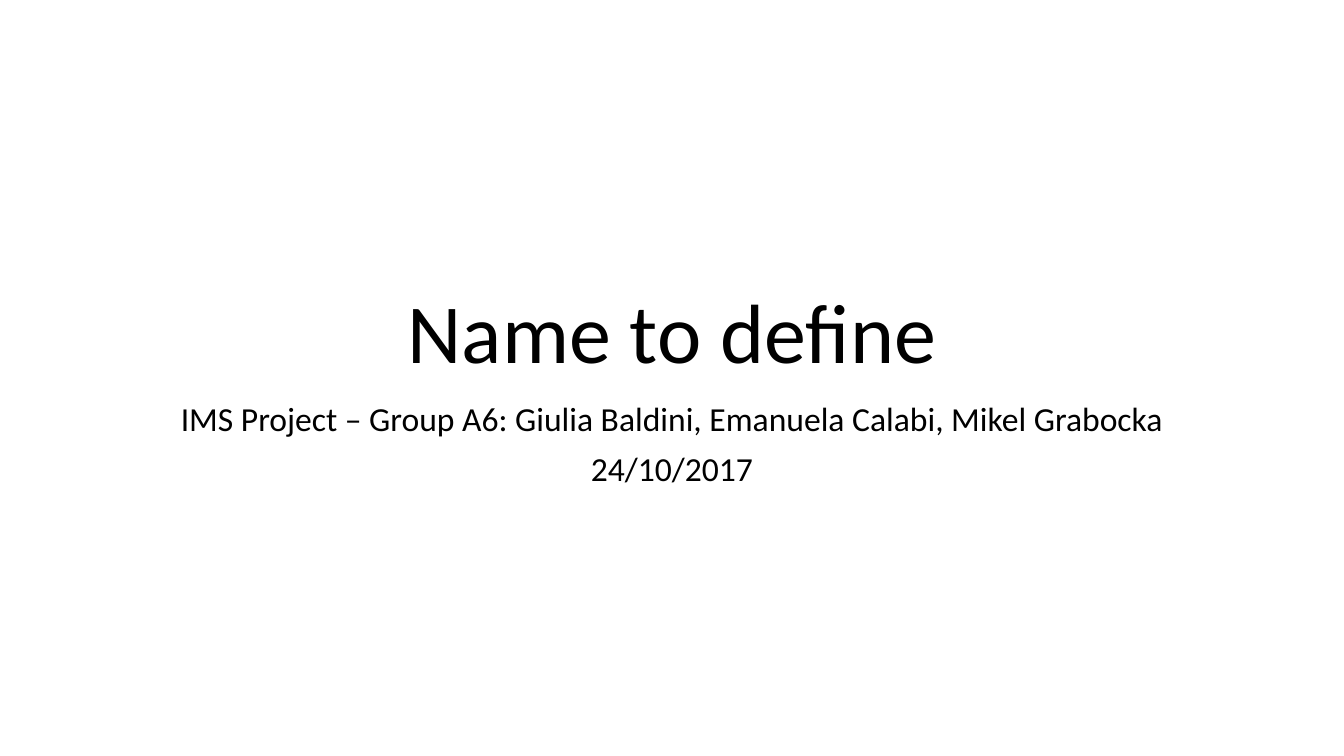
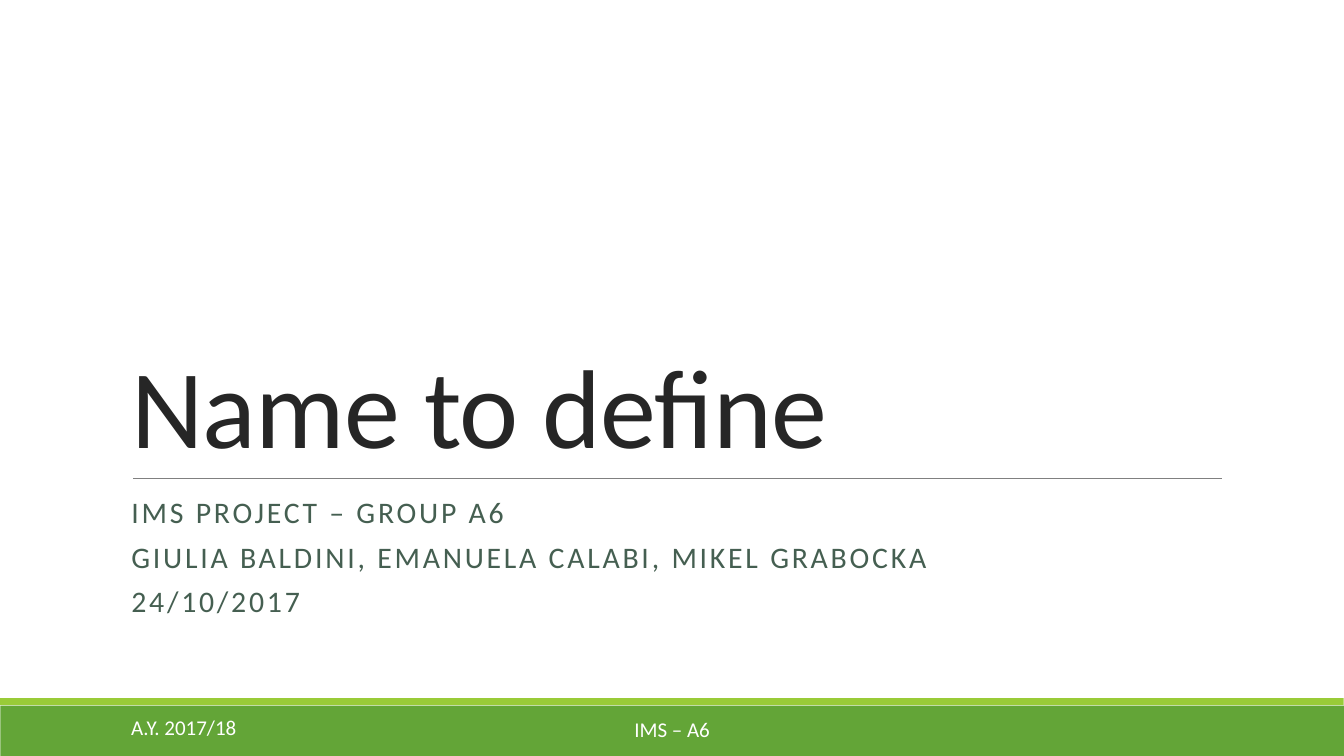
Before and after one commit to egcmi/IMS_project, a slide deck: slide 1 of Presentation1.pptx. Drawn at 1344x756 pixels with LibreOffice and Linux fonts; fonts in the diff are those of the drawing. Boxes give left, top, right and bottom in pixels: in the first picture for what was removed or moved away, otherwise in the second. Text is boxed around its words. In the diff, an @@ line names an element or a change of style, - is before the commit and + after.

```diff
--- a/Presentation1.pptx
+++ b/Presentation1.pptx
@@ title "Name to define" moved from (x1=408, y1=304, x2=936, y2=364) to (x1=131, y1=370, x2=827, y2=449) @@
@@ title "Name to define" at (x1=131, y1=370, x2=827, y2=449): size 60 to 80 pt, text colour #000000 to #262626, letter spacing 0 to -0.5 pt; alignment centre to left; line spacing 0.9 to 0.85 @@
@@ line added from (133, 479) to (1222, 479), #808080 0.5 pt @@
@@ subtitle "IMS PROJECT – GROUP A6" moved from (x1=181, y1=407, x2=1163, y2=483) to (x1=131, y1=503, x2=926, y2=614) @@
@@ subtitle at (x1=131, y1=503, x2=926, y2=572): text changed; size 24 to 21.2 pt; text colour #000000 to #455F51 @@
-IMS Project – Group A6: Giulia Baldini, Emanuela Calabi, Mikel Grabocka
+IMS PROJECT – GROUP A6
+GIULIA BALDINI, EMANUELA CALABI, MIKEL GRABOCKA
@@ subtitle at (x1=131, y1=591, x2=300, y2=614): size 24 to 21.2 pt, text colour #000000 to #455F51, letter spacing 0 to 2 pt in "24/10/2017"; alignment centre to left; line spacing 0.9 to 0.7; more space between paragraphs @@
@@ rectangle added at (x1=0, y1=706, x2=1344, y2=756), fill #63A537 @@
@@ rectangle added at (x1=0, y1=699, x2=1344, y2=706), fill #99CB38 @@
@@ text added at (x1=131, y1=720, x2=236, y2=736), 15 pt, text #FFFFFF @@
+A.Y. 2017/18
@@ text added at (x1=634, y1=723, x2=710, y2=737), 15 pt, text #FFFFFF @@
+IMS – A6
```
Also in this commit, not shown: 2 other slides changed, 4 slides added, 1 slide removed.
